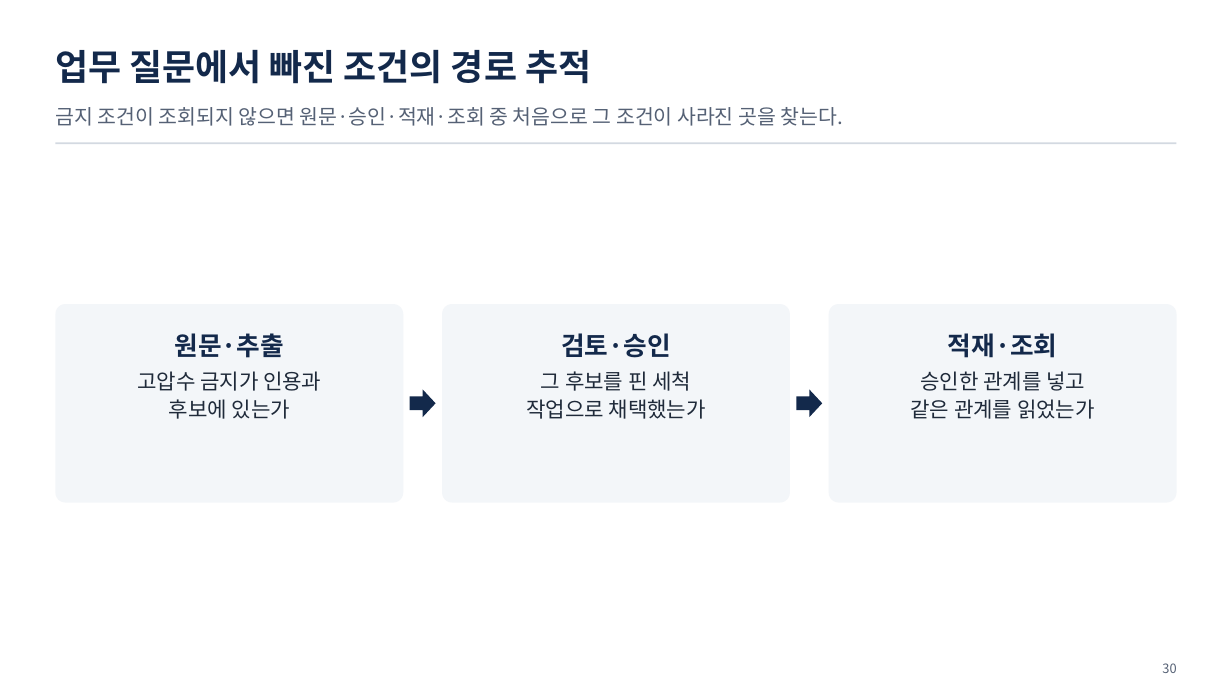
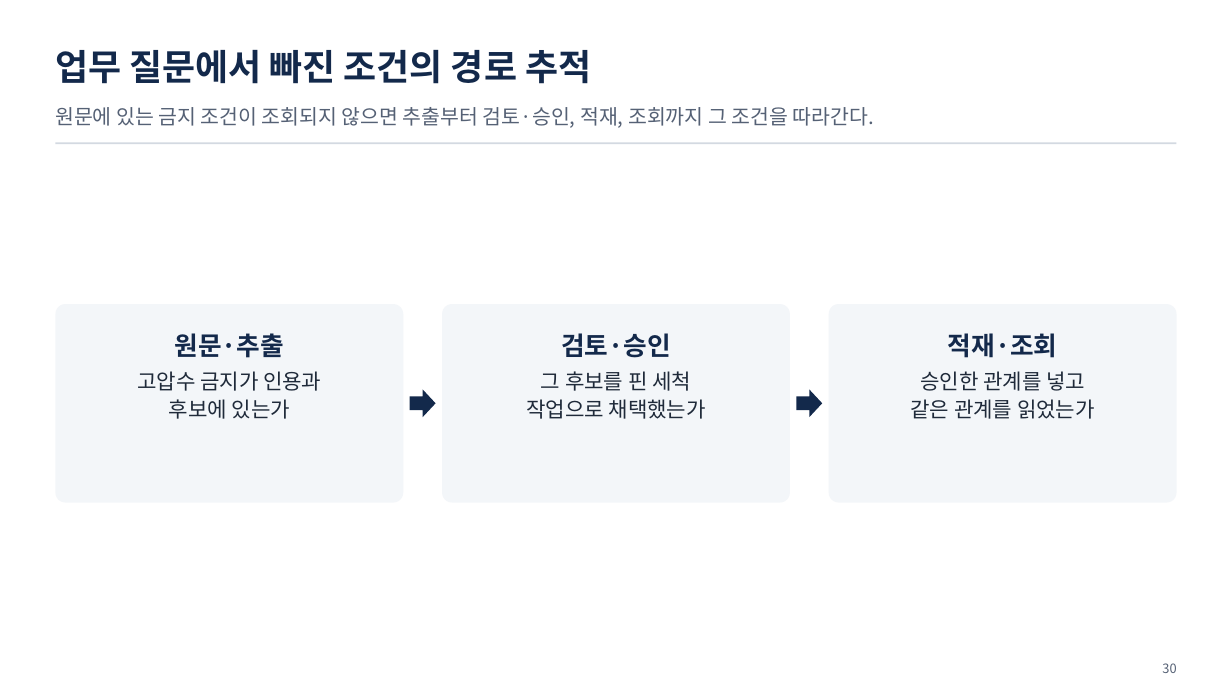
Before and after one commit to uengine-oss/hyd-iot-edu, a slide deck: slide 30 of workspace/강의제작/산출물/실전반/이론/03회차/실전반_03일차.pptx. Drawn at 1232x693 pixels with LibreOffice and Linux fonts; fonts in the diff are those of the drawing. Boxes give left, top, right and bottom in pixels: in the first picture for what was removed or moved away, otherwise in the second. Text is boxed around its words. In the diff, an @@ line names an element or a change of style, - is before the commit and + after.

Commit message:
실전 3회차 문서 추출·검토·조회에서 대상 작업과 근거를 연결

```diff
--- a/workspace/강의제작/산출물/실전반/이론/03회차/실전반_03일차.pptx
+++ b/workspace/강의제작/산출물/실전반/이론/03회차/실전반_03일차.pptx
@@ text at <box>55,107,874,128</box>: text changed @@
-금지 조건이 조회되지 않으면 원문·승인·적재·조회 중 처음으로 그 조건이 사라진 곳을 찾는다.
+원문에 있는 금지 조건이 조회되지 않으면 추출부터 검토·승인, 적재, 조회까지 그 조건을 따라간다.
```
Also in this commit, not shown: 3 other slides changed, 4 other files.
